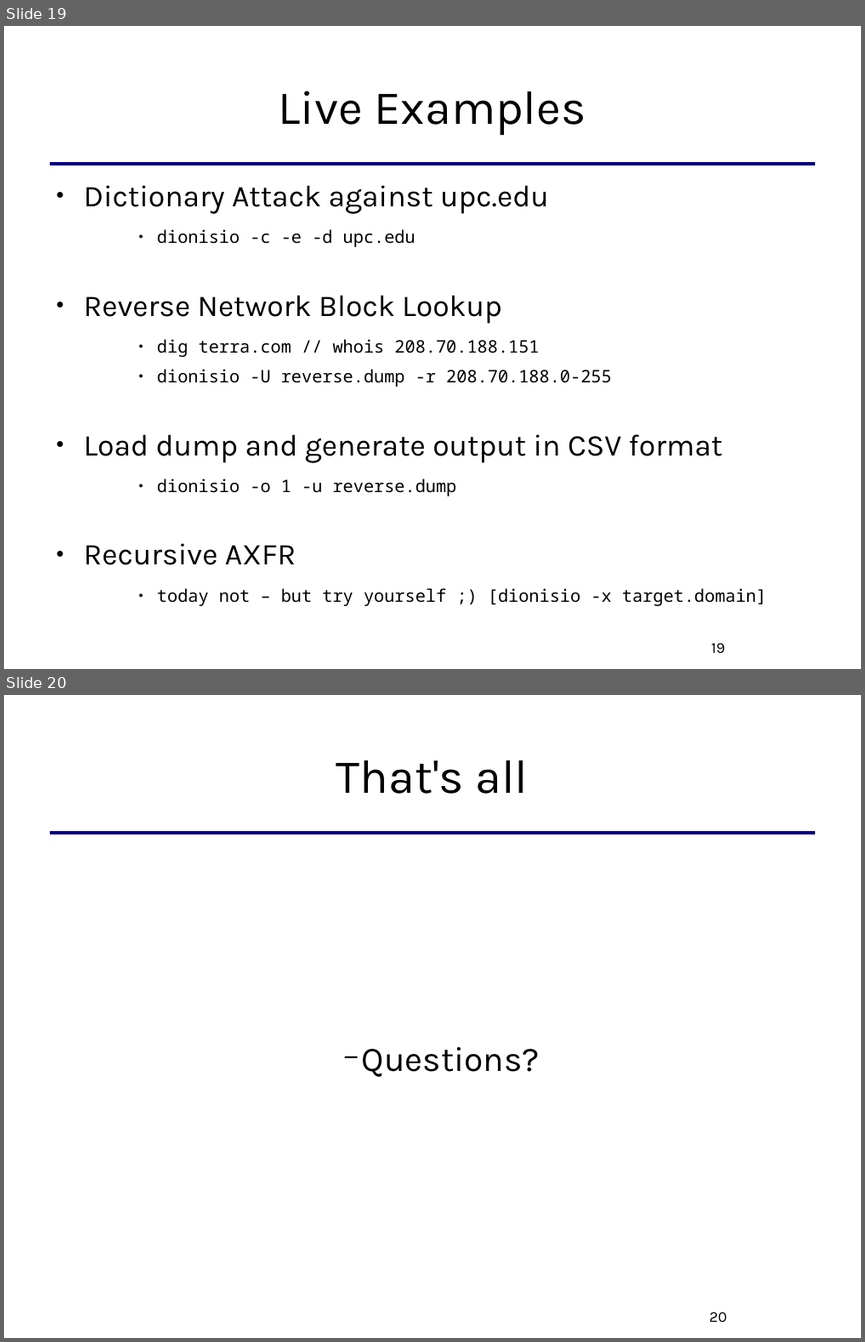
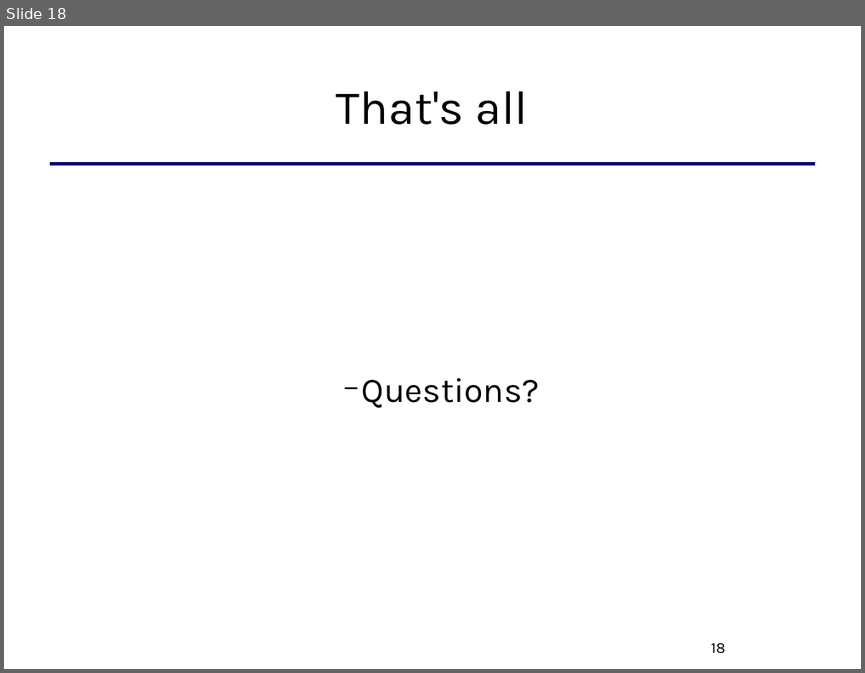
Before and after one commit to killabytenow/dosis, a slide deck: doc/Dosis-SCG-2009.odp. Shown one above the other, each under a label of ours: slides 19 and 20 before the commit, slide 18 after it. The pictures are 865x1342 and 865x673 pixels, drawn with LibreOffice and Linux fonts; fonts in the diff are those of the drawing. Boxes give left, top, right and bottom in pixels: in the first picture for what was removed or moved away, otherwise in the second. Text is boxed around its words. In the diff, an @@ line names an element or a change of style, - is before the commit and + after.

```diff
--- a/doc/Dosis-SCG-2009.odp
+++ b/doc/Dosis-SCG-2009.odp
@@ slide 19 removed at [4, 26, 861, 669], background #FFFFFF; not listed: 1 template element that a slide beside it also shows @@
@@ title removed at [279, 91, 585, 135] @@
-Live Examples
@@ text removed at [84, 185, 766, 606] @@
-● Dictionary Attack against upc.edu
-    ● dionisio -c -e -d upc.edu
-● Reverse Network Block Lookup
-    ● dig terra.com // whois 208.70.188.151
-    ● dionisio -U reverse.dump -r 208.70.188.0-255
-● Load dump and generate output in CSV format
-    ● dionisio -o 1 -u reverse.dump
-● Recursive AXFR
-    ● today not – but try yourself ;) [dionisio -x target.domain]
@@ page number removed at [711, 642, 725, 652] @@
-19
@@ what was slide 20 is now slide 18 @@
@@ page number at [711, 642, 726, 652]: text changed @@
-20
+18
```
Also in this commit, not shown: 2 slides changed, 12 slides added, 13 other slides removed.
